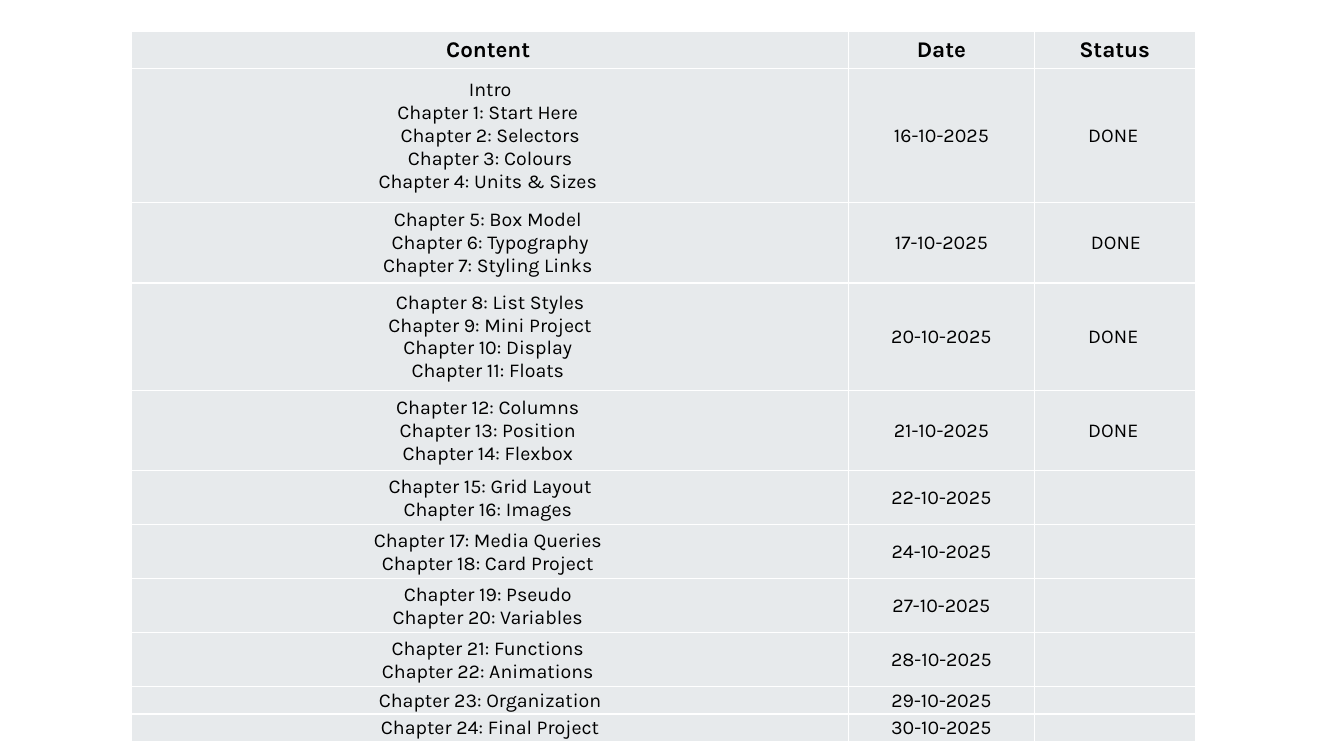
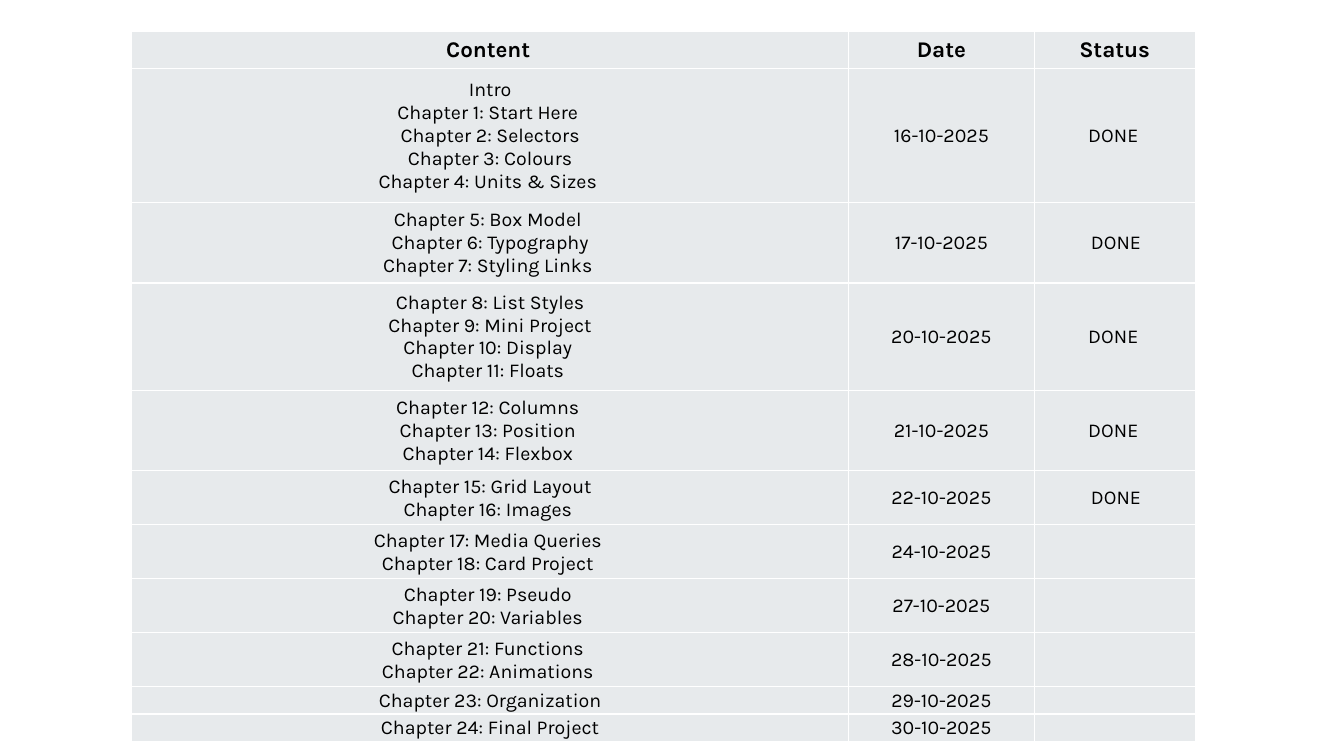
Before and after one commit to urk17me114/frontend_study_data, a slide deck: slide 3 of ROADMAP/Roadmap- CSS.pptx. Drawn at 1344x756 pixels with LibreOffice and Linux fonts; fonts in the diff are those of the drawing. Boxes give left, top, right and bottom in pixels: in the first picture for what was removed or moved away, otherwise in the second. Text is boxed around its words. In the diff, an @@ line names an element or a change of style, - is before the commit and + after.

```diff
--- a/ROADMAP/Roadmap- CSS.pptx
+++ b/ROADMAP/Roadmap- CSS.pptx
@@ table at (x1=132, y1=32, x2=1196, y2=743) @@
-row 6, column 3: 
+row 6, column 3: DONE
```
Also in this commit, not shown: 5 other files.
